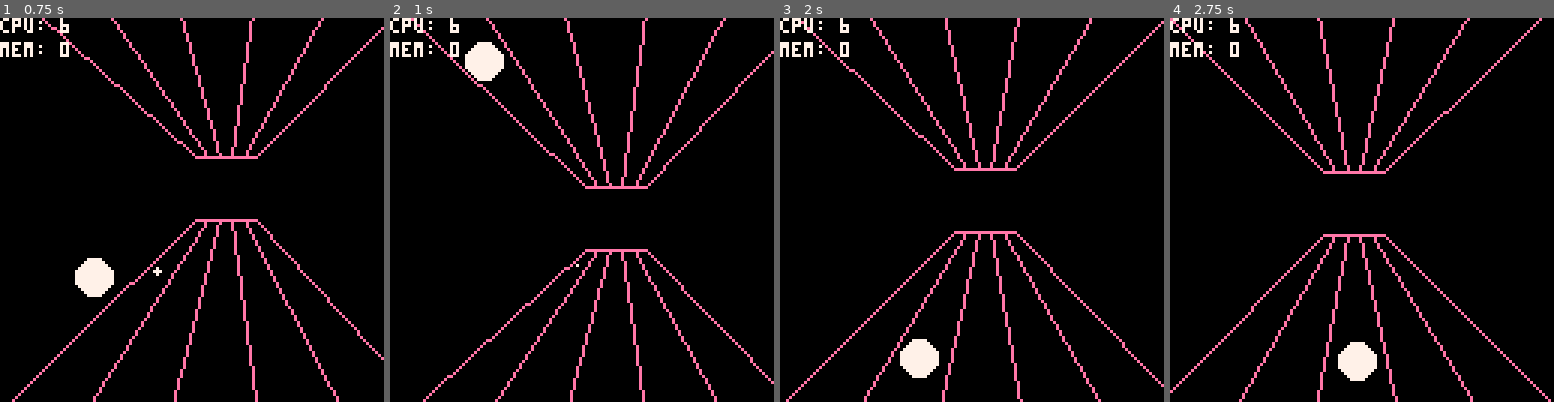
Above: before the commit, frames 1-4 (left to right).
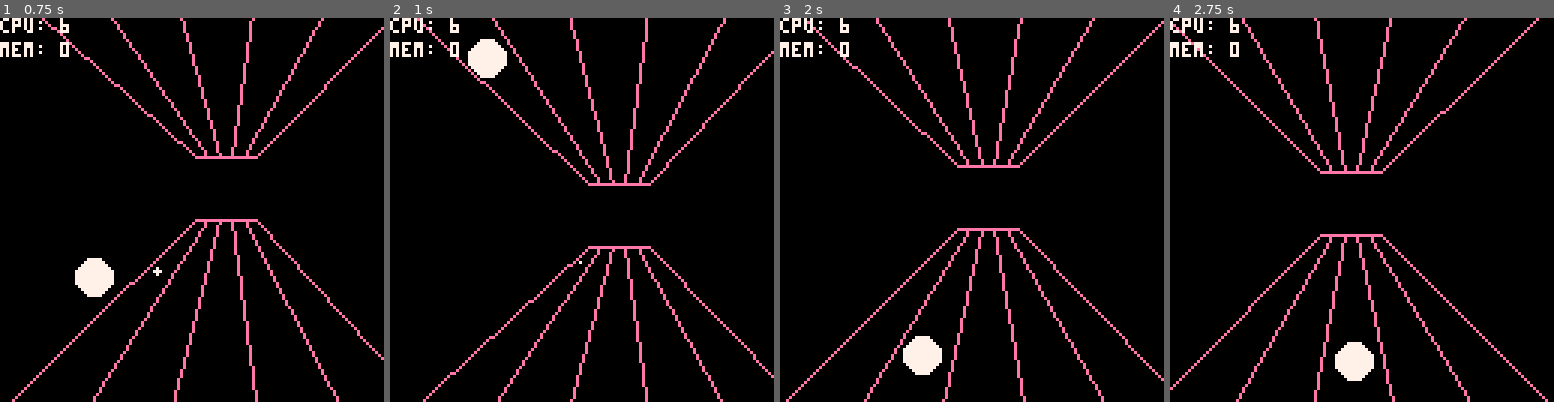
Above: after the commit, the same moments.

Repository: tesselode/web-pilot
Game: PICO-8 cartridge t1k.p8
Same seed, same stepped clock (60 frames per second), same inputs: the game is played once before the commit and once after it.
Inputs:
- Up to frame 1 (0.75 s): tap X (X key) at 0.33 s; tap O (Z key) at 0.7 s
- Up to frame 2 (1 s): no input
- Up to frame 3 (2 s): tap X (X key) at 1.07, 1.85 s; hold Right from 1.6 s (still down); tap O (Z key) at 1.7 s
- Up to frame 4 (2.75 s): release Right at 2.1 s; tap O (Z key) at 2.1, 2.5 s; hold Right from 2.47 s (still down)

Frame 1 is identical in both runs. In frame 2, 6.0% of the frame differs, in the area x 5-100%, y 0-100%; in frame 3, 6.0%; in frame 4, 7.9%, in the area x 0-100%, y 0-100%.

Commit message:
screen shake

Diff:
--- a/t1k.p8
+++ b/t1k.p8
@@ -1,6 +1,45 @@
 pico-8 cartridge // http://www.pico-8.com
 version 16
 __lua__
+-- utility
+
+local screen_shake = {
+	table = {
+		{-2, -2},
+		{-2, -2},
+		{2, -2},
+		{2, -2},
+		{1, 2},
+		{1, 2},
+		{-1, -1},
+		{-1, -1},
+		{-1, -1},
+		{1, 0},
+		{1, 0},
+		{1, 0},
+		{-1, 1},
+		{-1, 1},
+		{-1, 1},
+		{0, 0}
+	},
+}
+screen_shake.position = #screen_shake.table
+
+function screen_shake:start(position)
+	self.position = position
+end
+
+function screen_shake:update()
+	if self.position < #self.table then
+		self.position += 1
+	end
+end
+
+function screen_shake:get()
+	return self.table[self.position][1], self.table[self.position][2]
+end
+
+-->8
 -- pseudo 3d drawing
 
 local p3d = {hx = 64, hy = 64}
@@ -22,6 +61,12 @@
 	r *= z
 	local x, y = self:to2d(x, y, z)
 	circfill(x, y, r * z, col)
+end
+
+function p3d:rectfill(x1, y1, x2, y2, z, col)
+	local x1, y1 = self:to2d(x1, y1, z)
+	local x2, y2 = self:to2d(x2, y2, z)
+	rectfill(x1, y1, x2, y2, col)
 end
 
 -->8
@@ -56,13 +101,15 @@
 	end
 
 	self.y += self.vy
-	if self.y >= 128 then
+	if self.y > 128 then
 		self.y = 128
 		self.vy = 0
+		screen_shake:start(7)
 	end
-	if self.y <= 0 then
+	if self.y < 0 then
 		self.y = 0
 		self.vy = 0
+		screen_shake:start(7)
 	end
 
 	self.display_x = 128/10 + 128/5 * (self.x - 1)
@@ -126,6 +173,8 @@
 			del(entities, entity)
 		end
 	end
+
+	screen_shake:update()
 end
 
 local function draw_web()
@@ -139,10 +188,12 @@
 
 function _draw()
 	cls()
+	camera(screen_shake:get())
 	draw_web()
 	for entity in all(entities) do
 		if entity.draw then entity:draw() end
 	end
+	camera()
 	print('cpu: ' .. flr(stat(1) * 200), 0, 0, 7)
 	print('mem: ' .. flr(stat(0) / 1024), 0, 8, 7)
 end
